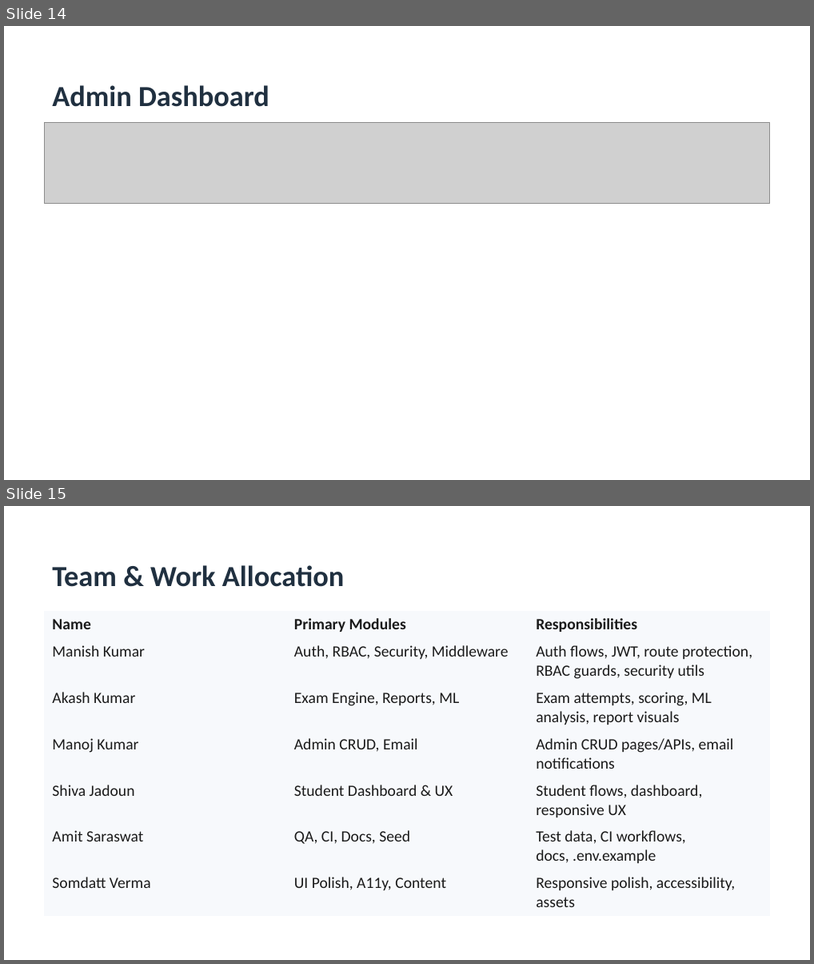
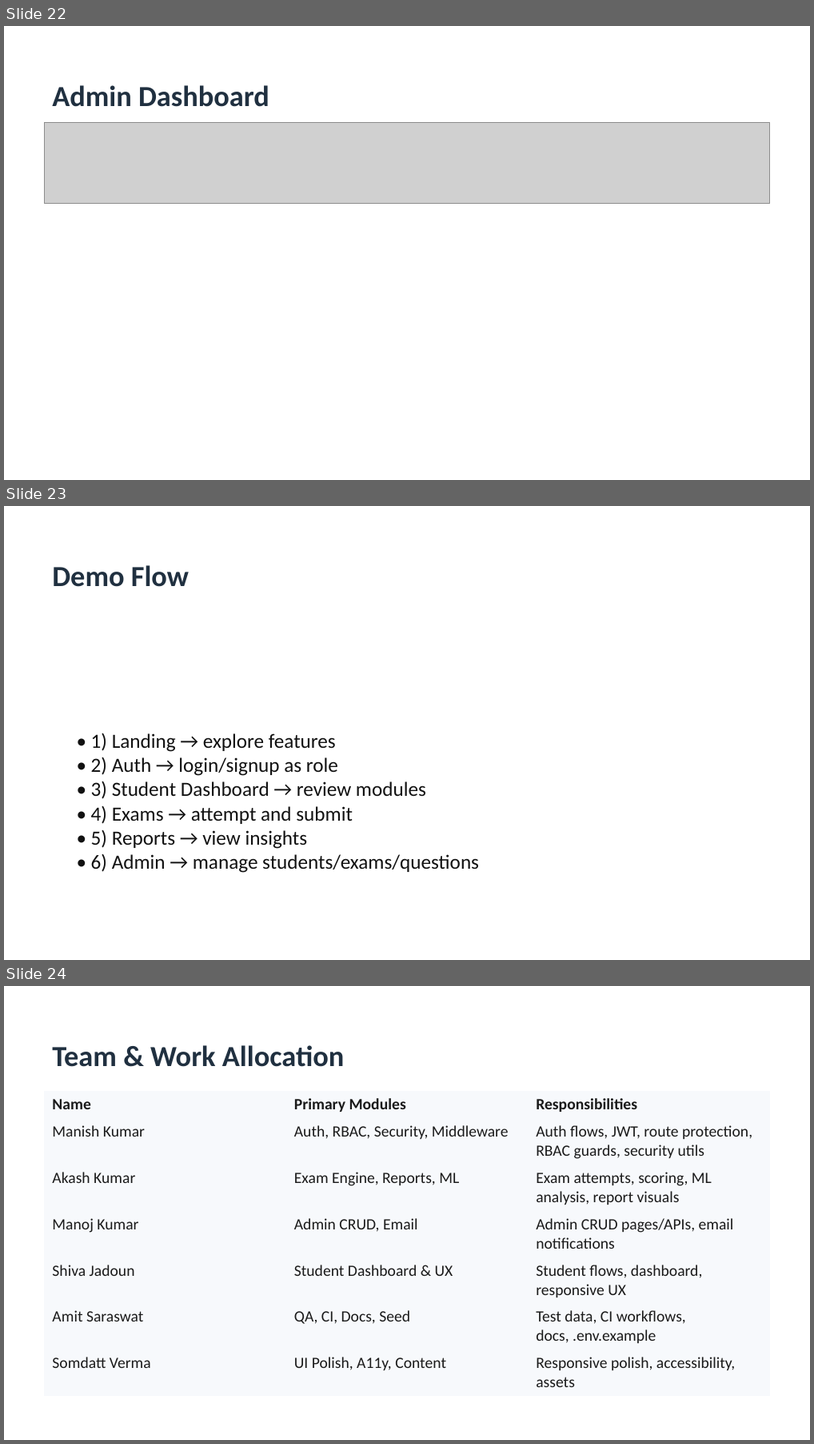
Before and after one commit to ManishKumarCs/learnify-platform, a slide deck: docs/learnify-platform-presentation.pptx. Shown one above the other, each under a label of ours: slides 14 and 15 before the commit, slides 22, 23 and 24 after it. The pictures are 814x964 and 814x1444 pixels, drawn with LibreOffice and Linux fonts; fonts in the diff are those of the drawing; grey boxes stand for pictures. Boxes give left, top, right and bottom in pixels: in the first picture for what was removed or moved away, otherwise in the second. Text is boxed around its words. In the diff, an @@ line names an element or a change of style, - is before the commit and + after.

```diff
--- a/docs/learnify-platform-presentation.pptx
+++ b/docs/learnify-platform-presentation.pptx
@@ slide 23 added at [4, 506, 810, 960], background #FFFFFF @@
@@ text added at [52, 565, 189, 587], 26 pt, text #203040, bold @@
+Demo Flow
@@ text added at [91, 732, 479, 872], 18 pt, text #111111 @@
+• 1) Landing → explore features
+• 2) Auth → login/signup as role
+• 3) Student Dashboard → review modules
+• 4) Exams → attempt and submit
+• 5) Reports → view insights
+• 6) Admin → manage students/exams/questions
@@ what was slide 14 is now slide 22 @@
@@ what was slide 15 is now slide 24 @@
```
Also in this commit, not shown: 20 other slides added, 1 other file.
